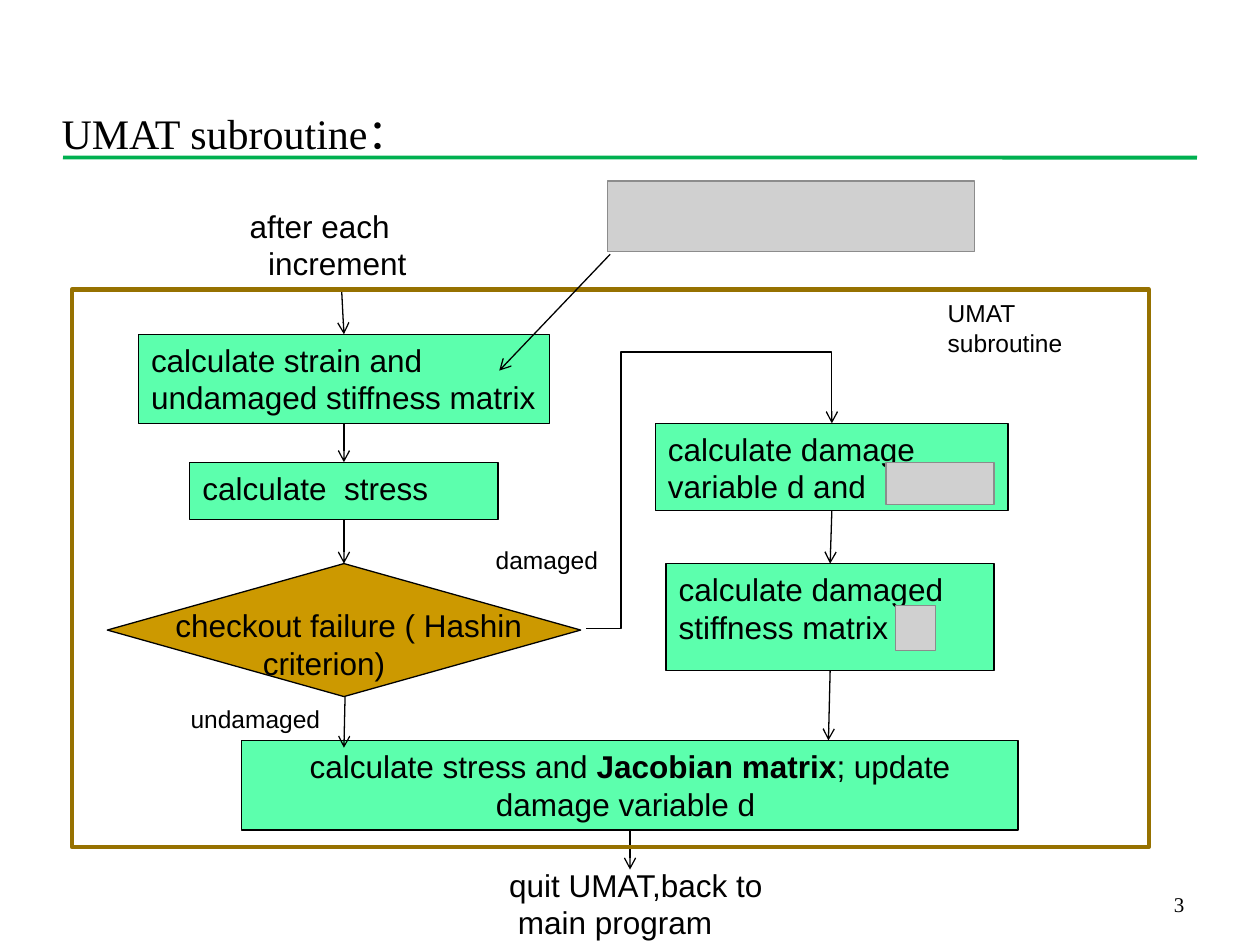
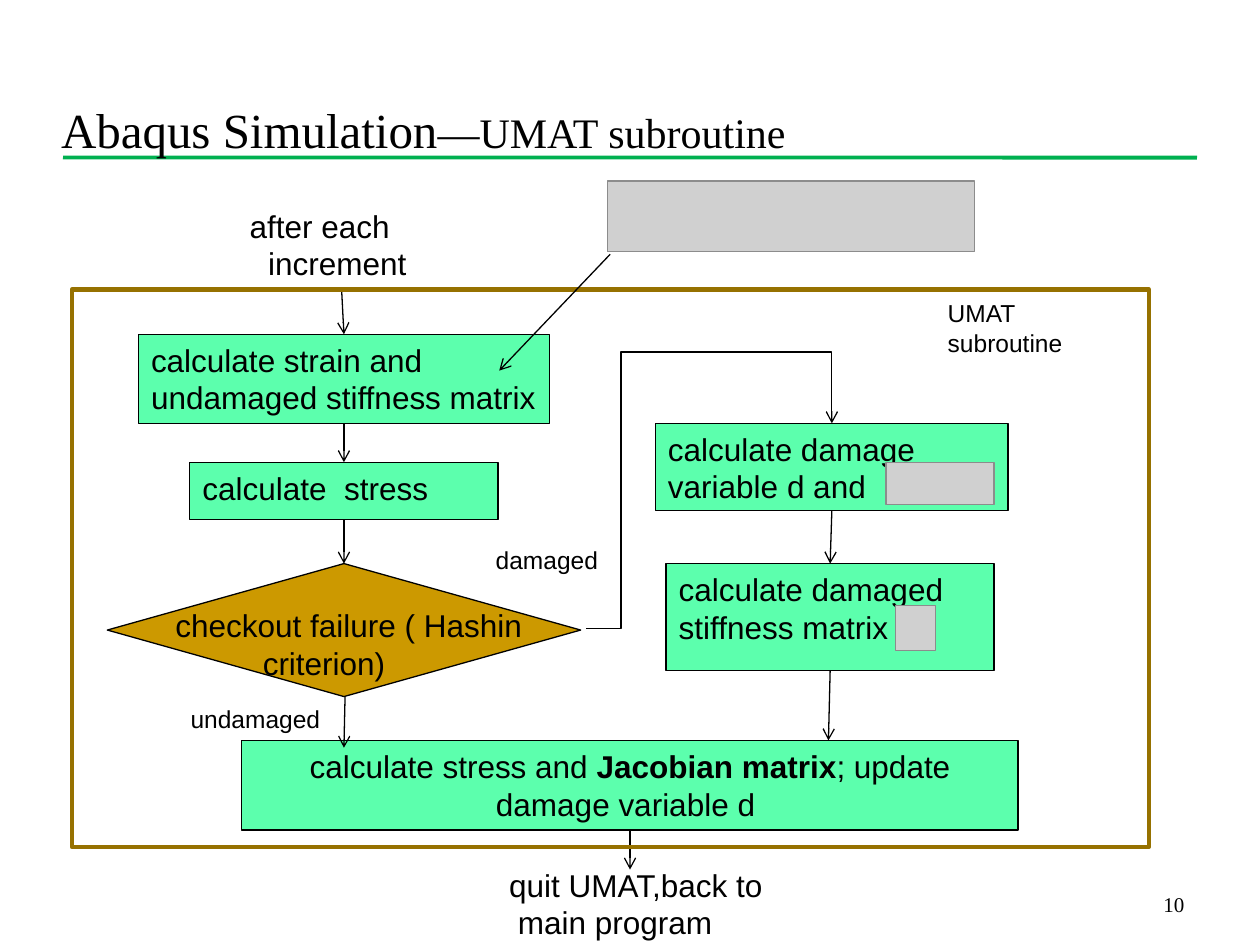
Before and after one commit to Chu2015/UMAThashinlinear4, a slide deck: slide 10 of 组会报告/组会20180110.pptx (slide 3 before the commit). Drawn at 1260x945 pixels with LibreOffice and Linux fonts; fonts in the diff are those of the drawing; grey boxes stand for pictures; background and template pictures are left out. Boxes give left, top, right and bottom in pixels: in the first picture for what was removed or moved away, otherwise in the second. Text is boxed around its words. In the diff, an @@ line names an element or a change of style, - is before the commit and + after.

```diff
--- a/组会报告/组会20180110.pptx
+++ b/组会报告/组会20180110.pptx
@@ text at [61,114,785,158]: text changed; size 24 to 28 pt @@
-UMAT subroutine：
+  Abaqus Simulation—UMAT subroutine
@@ page number at [1163,898,1184,912]: text changed @@
-3
+10
```
Also in this commit, not shown: 4 other slides changed, 9 slides added, 2 other files.
